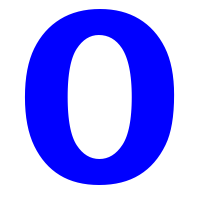
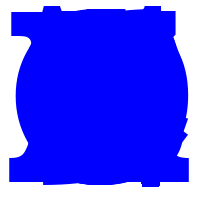
The second (200, 200) image is a revision of the first. Changes to its layers:
showed "F.png", moved it above "E.png" over [23, 12, 184, 182]
showed "E.png", moved it above "D.png" over [18, 12, 189, 182]
showed "D.png", moved it above "C.png" over [11, 12, 189, 182]
showed "C.png", moved it above "B.png" over [15, 9, 188, 185]
showed "B.png", moved it above "A.png" over [18, 12, 184, 182]
showed "A.png", moved it above "9.png" over [9, 12, 189, 182]
showed "9.png", moved it above "8.png" over [25, 9, 172, 185]
showed "8.png", moved it above "7.png" over [29, 9, 171, 185]
showed "7.png", moved it above "6.png" over [26, 6, 176, 182]
showed "6.png", moved it above "5.png" over [27, 9, 174, 185]
showed "5.png", moved it above "4.png" over [31, 6, 173, 185]
showed "4.png", moved it above "3.png" over [24, 12, 177, 182]
showed "3.png", moved it above "2.png" over [28, 9, 170, 185]
showed "2.png", moved it above "1.png" over [27, 9, 170, 187]
showed "1.png", moved it above "0.png" over [52, 9, 158, 182]
